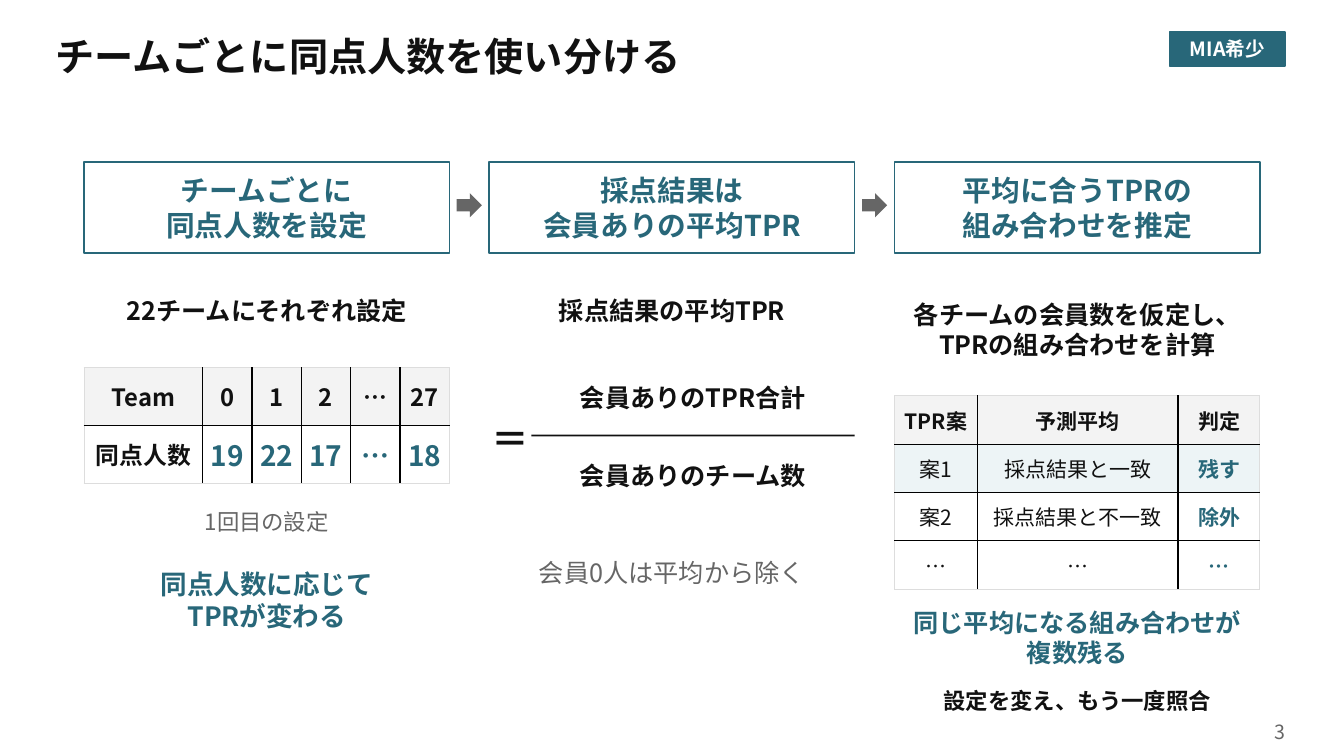
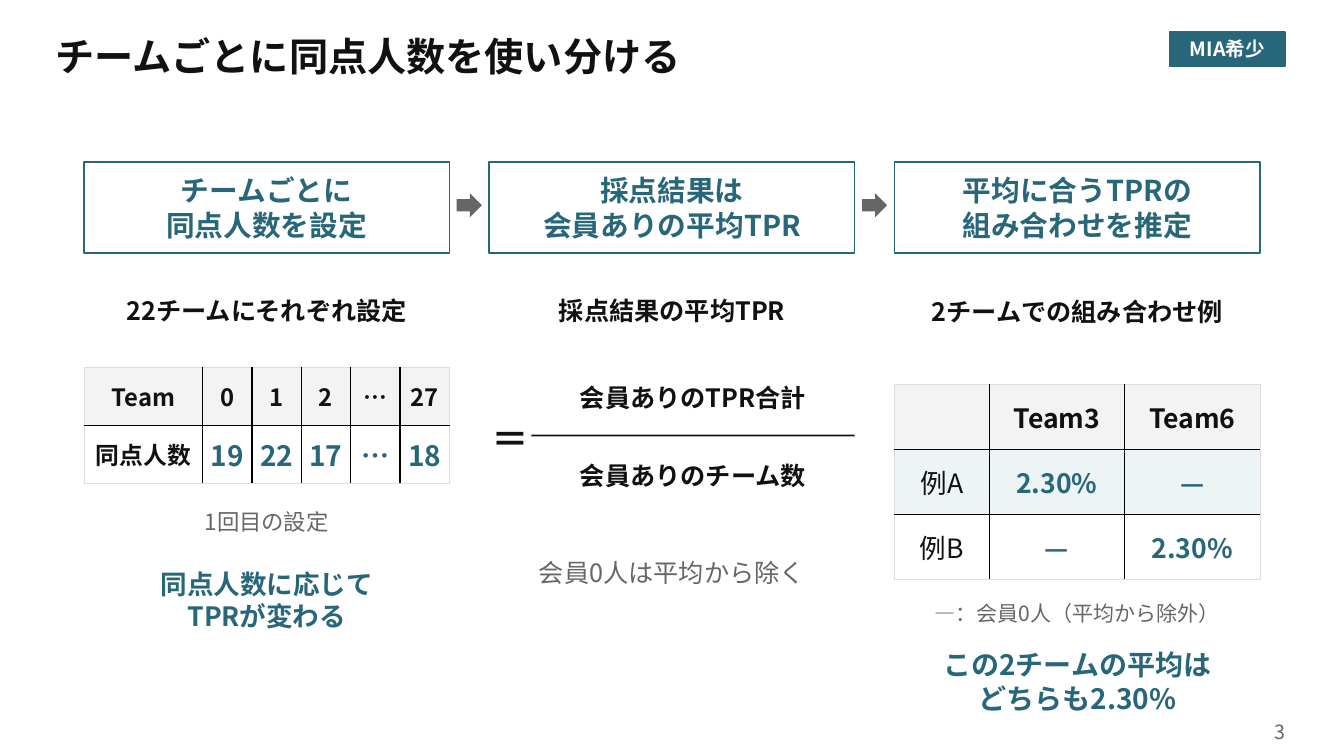
Before and after one commit to smsaku00/pwscup2026-sutehaji, a slide deck: slide 3 of 発表資料/Tashiro/MIA希少_Tashiro.pptx. Drawn at 1344x756 pixels with LibreOffice and Linux fonts; fonts in the diff are those of the drawing. Boxes give left, top, right and bottom in pixels: in the first picture for what was removed or moved away, otherwise in the second. Text is boxed around its words. In the diff, an @@ line names an element or a change of style, - is before the commit and + after.

```diff
--- a/発表資料/Tashiro/MIA希少_Tashiro.pptx
+++ b/発表資料/Tashiro/MIA希少_Tashiro.pptx
@@ text at [932,299,1223,324]: text changed @@
-各チームの会員数を仮定し、
-TPRの組み合わせを計算
+2チームでの組み合わせ例
@@ table at [895,384,1260,580] @@
-row 1: TPR案 | 予測平均 | 判定
-row 2: 案1 | 採点結果と一致 | 残す
-row 3: 案2 | 採点結果と不一致 | 除外
-row 4: … | … | …
+row 1:  | Team3 | Team6
+row 2: 例A | 2.30% | —
+row 3: 例B | — | 2.30%
@@ table: place and size @@
-table at [895,396,1260,590]
+table at [895,384,1260,580]
@@ text at [935,603,1220,623]: text changed; size 18 to 15 pt; text colour #286779 to #666666; bold off @@
-同じ平均になる組み合わせが
-複数残る
+—：会員0人（平均から除外）
@@ text at [943,651,1211,711]: text changed; size 16 to 20 pt; text colour #111111 to #286779 @@
-設定を変え、もう一度照合
+この2チームの平均は
+どちらも2.30%
```
Also in this commit, not shown: 4 other slides changed, 1 other file.
